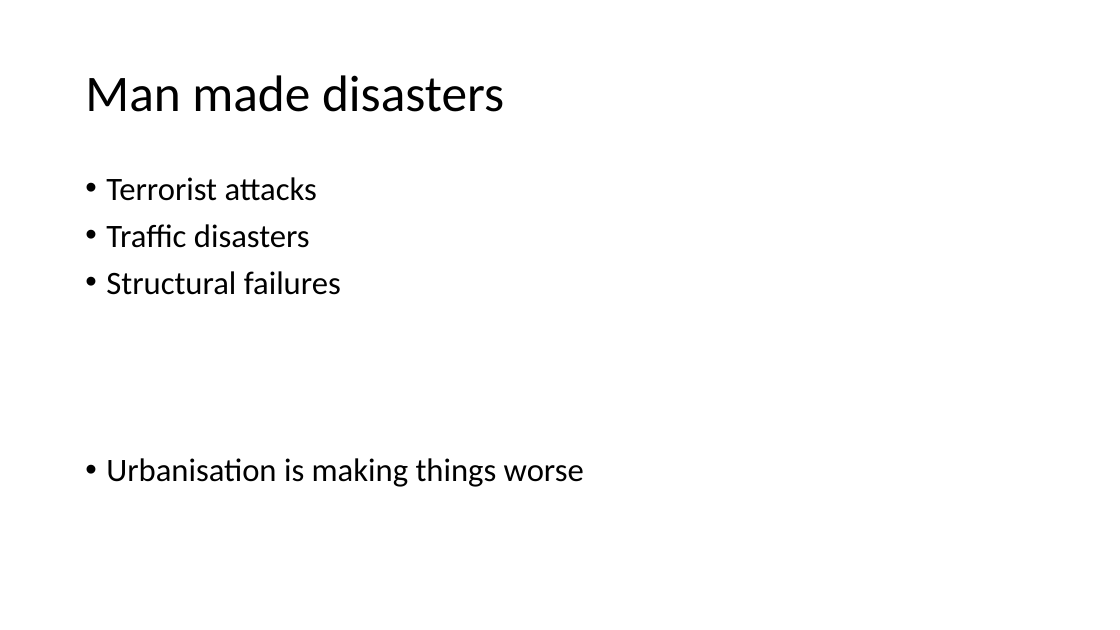
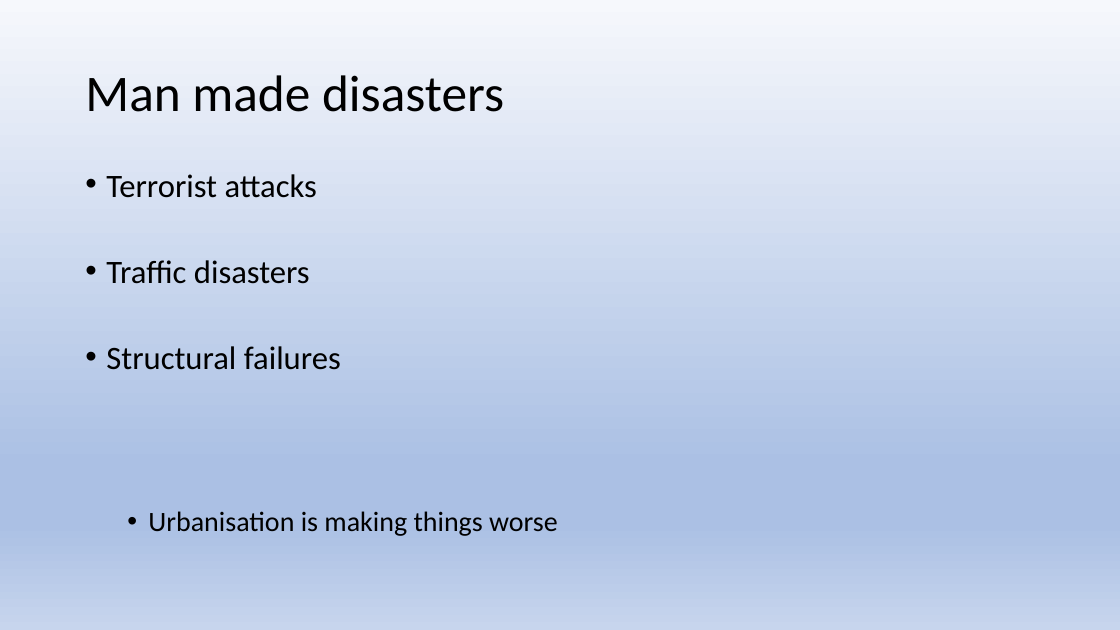
Before and after one commit to AlastairShipman1/HydraulicModel, a slide deck: slide 4 of Documents/Lecture outlines/Lecture 4/Lecture 4 Emergencies.pptx (slide 3 before the commit). Drawn at 1120x630 pixels with LibreOffice and Linux fonts; fonts in the diff are those of the drawing. Boxes give left, top, right and bottom in pixels: in the first picture for what was removed or moved away, otherwise in the second. Text is boxed around its words. In the diff, an @@ line names an element or a change of style, - is before the commit and + after.

```diff
--- a/Documents/Lecture outlines/Lecture 4/Lecture 4 Emergencies.pptx
+++ b/Documents/Lecture outlines/Lecture 4/Lecture 4 Emergencies.pptx
@@ background #FFFFFF to gradient #F6F8FC to #ABC0E4 to #C7D5ED @@
@@ text "Terrorist attacks" at (106, 174, 558, 536): size 28 to 24 pt in "Urbanisation is making things worse"; line spacing 0.9 to 0.8; list level 1 to 2 in "Urbanisation is making things worse" @@
```
Also in this commit, not shown: 5 other slides changed, 8 slides added, 12 other files.
